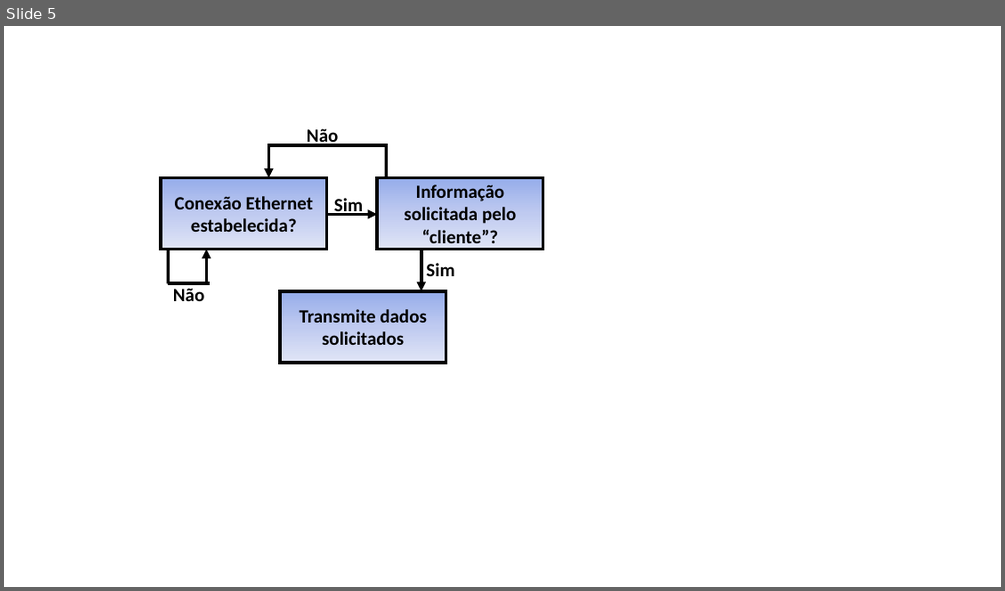
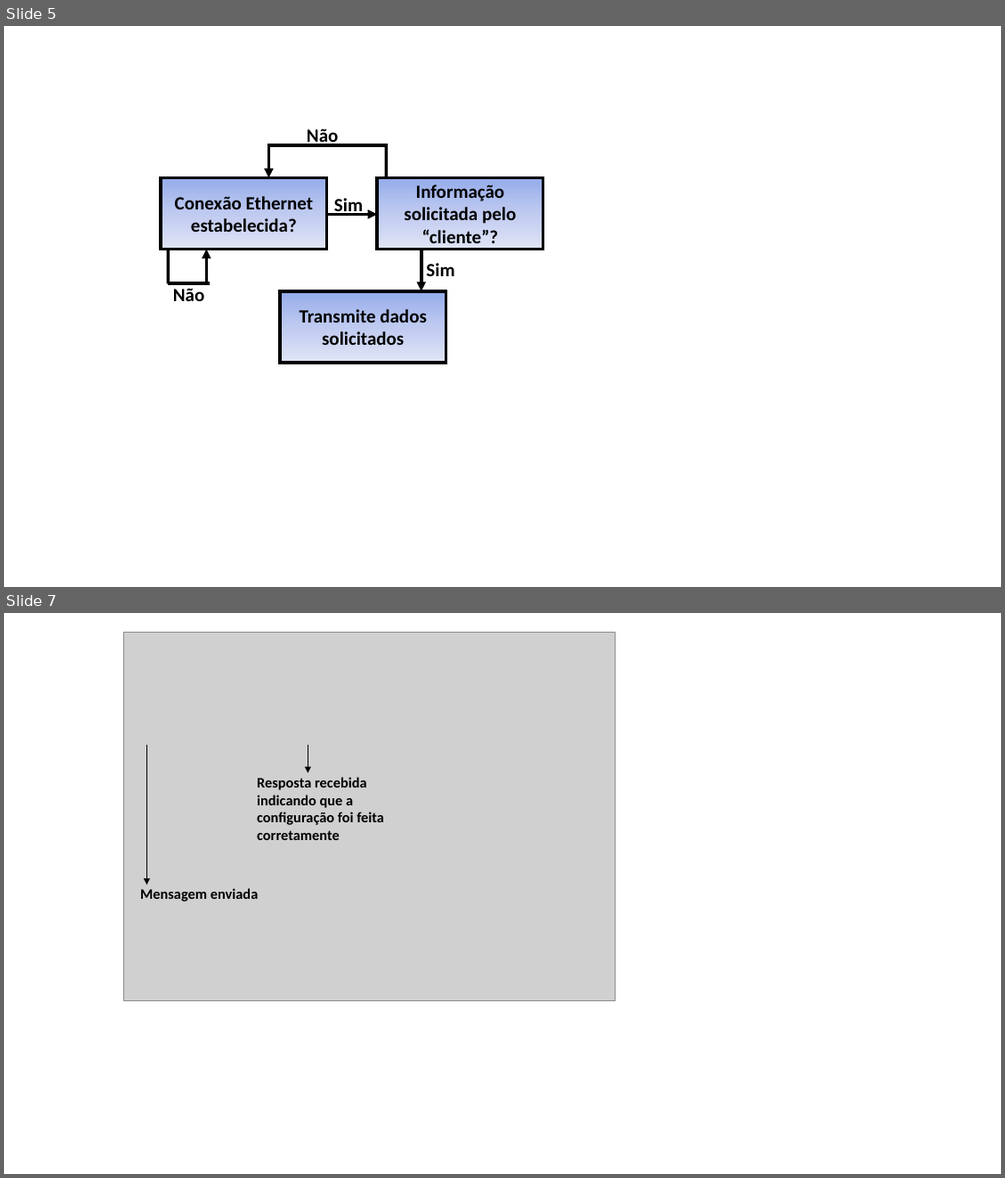
Before and after one commit to GrazianoGabriel/TCC---Trabalho-Final, a slide deck: Figuras/Presentation1.pptx. Shown one above the other, each under a label of ours: slide 5 before the commit, slides 5 and 7 after it; the slides between them are not shown. The pictures are 1005x591 and 1005x1178 pixels, drawn with LibreOffice and Linux fonts; fonts in the diff are those of the drawing; grey boxes stand for pictures. Boxes give left, top, right and bottom in pixels: in the first picture for what was removed or moved away, otherwise in the second. Text is boxed around its words. In the diff, an @@ line names an element or a change of style, - is before the commit and + after.

```diff
--- a/Figuras/Presentation1.pptx
+++ b/Figuras/Presentation1.pptx
@@ slide 7 added at [4, 613, 1001, 1174], background #FFFFFF @@
@@ picture added at [123, 633, 615, 1000] @@
@@ arrow added from (146, 745) to (146, 884), #000000 1 pt @@
@@ arrow added from (307, 745) to (307, 773), #000000 1 pt @@
@@ text added at [257, 777, 384, 840], 14 pt, text #000000, bold @@
+Resposta recebida indicando que a configuração foi feita corretamente
@@ text added at [140, 888, 258, 901], 14 pt, text #000000, bold @@
+Mensagem enviada
```
Also in this commit, not shown: 3 other slides added, 20 other files.
